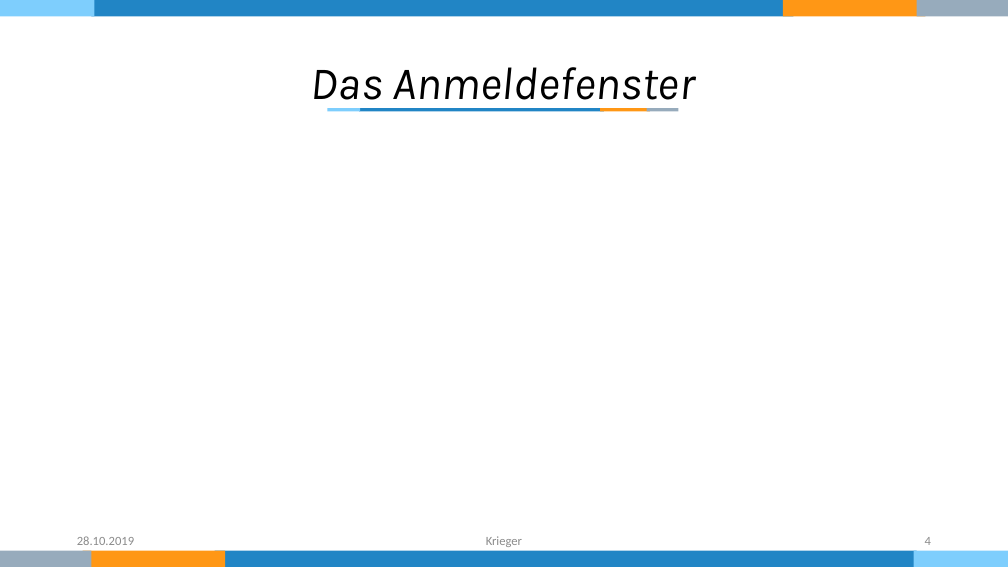
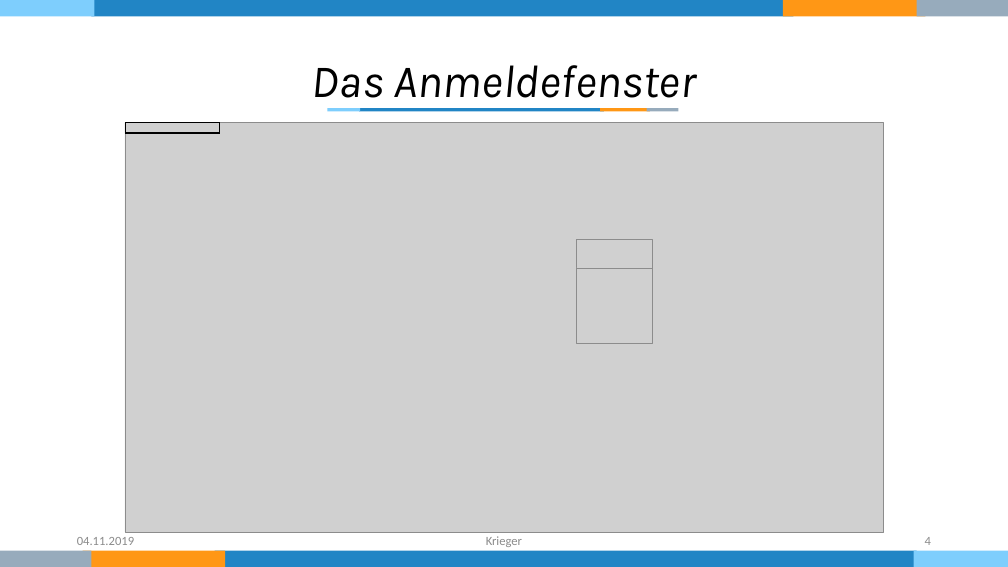
Before and after one commit to KriegersBlog/nordwind-tool, a slide deck: slide 4 of Dokumentation/Präsentation.pptx. Drawn at 1008x567 pixels with LibreOffice and Linux fonts; fonts in the diff are those of the drawing; grey boxes stand for pictures. Boxes give left, top, right and bottom in pixels: in the first picture for what was removed or moved away, otherwise in the second. Text is boxed around its words. In the diff, an @@ line names an element or a change of style, - is before the commit and + after.

```diff
--- a/Dokumentation/Präsentation.pptx
+++ b/Dokumentation/Präsentation.pptx
@@ text "Das Anmeldefenster" rewrapped from box(310, 67, 695, 110) to box(311, 65, 696, 98) @@
@@ picture added at box(125, 123, 883, 532) @@
@@ picture added at box(125, 123, 219, 133) @@
@@ rectangle added at box(126, 123, 220, 133), outline #000000 1 pt @@
@@ picture added at box(577, 240, 653, 315) @@
@@ picture added at box(577, 268, 653, 344) @@
@@ text at box(77, 537, 134, 545): text changed @@
-28.10.2019
+04.11.2019
```
Also in this commit, not shown: 7 other slides changed.
